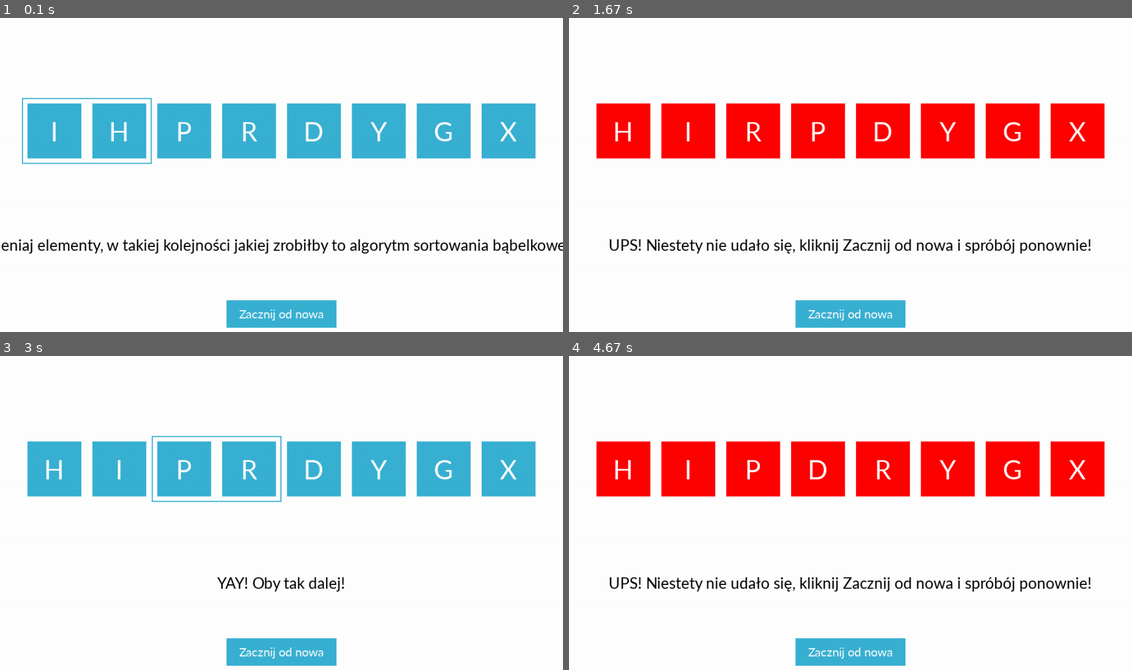
Above: before the commit, frames 1-4 (two rows, left to right).
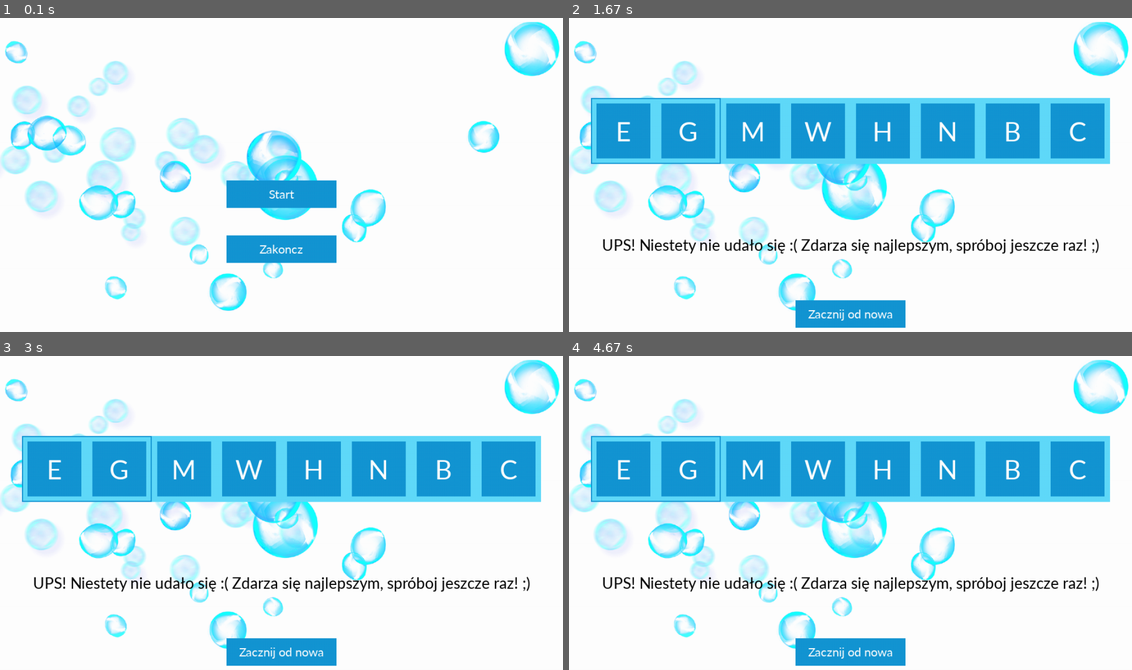
Above: after the commit, the same moments.

Repository: Faliszek/bubble-sort-pygame
Game: pygame game, started from main.py
Same seed, same stepped clock (60 frames per second), same inputs: the game is played once before the commit and once after it.
Inputs (mouse positions are in pixels of both pictures, inside the frame that each line leads up to):
- Up to frame 1 (0.1 s): no input
- Up to frame 2 (1.67 s): click (850, 193) at 0.38 s, where only the run after the commit has a clickable "Start"; tap Space at 0.67, 1.07, 1.37, 1.57 s; hold Right 1-1.47 s; hold Right from 1.5 s (still down)
- Up to frame 3 (3 s): tap Space at 1.87 s; release Right at 1.97 s
- Up to frame 4 (4.67 s): click (outside the picture) at 4.22 s; hold Right from 4.5 s (still down); move the mouse to (918, 600) at 4.53 s; tap Space at 4.57 s

The runs differ from the first frame. In frame 1, 28% of the frame differs, in the area x 0-100%, y 1-99%; in frame 2, 31%; in frame 3, 30%; in frame 4, 31%.

Commit message:
small refactor, remove unused things

Diff:
--- a/config.py
+++ b/config.py
@@ -3,10 +3,11 @@
 colors = {
     "black":  (0, 0, 0),
     "white":  (255, 255, 255),
-    "green":  (0, 255, 0),
+    "green":  (40, 212, 82),
     "red": (255, 0, 0),
     "blue": (97, 218, 251),
-    "darkBlue": (57, 178, 211),
+    "darkBlue": (20, 150, 211),
+    "lightBlue": (220, 240, 255),
 
 }
 
--- a/game.py
+++ b/game.py
@@ -4,15 +4,15 @@
 from image import Image
 
 
-from screen import View
 from game_view import GameView
 from init_view import InitView
+from screen import View
 
 
 class Game:
     carryOn = True
     clock = None
-    actualView = View.GAME
+    actualView = View.START
     screen = pygame.display.set_mode(
         (config.size["width"], config.size["height"]))
     initView = None
@@ -43,6 +43,7 @@
 
     def startGame(self):
         self.actualView = View.GAME
+        self.initView = None
 
     def update(self, events):
         if self.actualView == View.START:
--- a/game_view.py
+++ b/game_view.py
@@ -4,11 +4,12 @@
 import random
 
 from button import Button
-from screen import Screen
 from letter import Letter
 from frame import Frame
 from message import Message
+from image import Image
 from enum import Enum
+from copy import deepcopy
 
 width = config.size["width"]
 height = config.size["height"]
@@ -21,10 +22,10 @@
     VICTORY = 4
 
 
-class GameView(Screen):
+class GameView:
     letters = []
+    backupLetters = []
     countNumbers = 8
-    valuesToSwitch = []
     win = False
     buttonY = 150
     buttonH = 120
@@ -38,43 +39,40 @@
     framePosition = 0
     message = """Zmieniaj elementy, w takiej kolejności jakiej zrobiłby to algorytm sortowania bąbelkowego!"""
     lastMove = Move.START
-    switches = 0
     frames = []
+    backupFrames = []
     letterBg = config.colors["darkBlue"]
 
     def __init__(self,  screen):
-        super().__init__(screen)
+
         self.setNewNumbers(screen)
-        self.printValuesToSwitch()
-
-    def randomValue(self):
-        return random.randint(65, 90)
-
-    def initNumbers(self, screen):
+
+    def randomValues(self):
+        return random.sample(range(65, 90), self.countNumbers)
+
+    def generateNumbers(self, screen):
         w = self.buttonW
         a = []
-        randomNumbers = random.sample(range(65, 90), self.countNumbers)
-        # randomNumbers = range(66, 90)
+        b = []
+        randomNumbers = self.randomValues()
+        backupRandomNumbers = deepcopy(randomNumbers)
+
         for i in range(self.countNumbers):
             value = randomNumbers[i]
 
             l = Letter(screen, index=i, value=value, text=chr(
                 value), x=self.buttonX, y=self.buttonY, w=w, h=120)
             a.append(l)
-        return a
-
-    def bubbleSort(self, arr):
-        newArr = []
-        for i in arr:
-            newArr.append(i)
-
-        for passnum in range(len(newArr)-1, 0, -1):
-            for i in range(passnum):
-                if newArr[i].value > newArr[i+1].value:
-                    temp = newArr[i]
-                    newArr[i] = newArr[i+1]
-                    newArr[i+1] = temp
-        return newArr
+
+        for i in range(self.countNumbers):
+            value = backupRandomNumbers[i]
+
+            l = Letter(screen, index=i, value=value, text=chr(
+                value), x=self.buttonX, y=self.buttonY, w=w, h=120)
+            b.append(l)
+
+        self.letters = a
+        self.backupLetters = b
 
     def toNumbers(self, arr):
         newArr = []
@@ -102,23 +100,11 @@
             newArr.append(el.text)
         return ",".join(newArr)
 
-    def printValuesToSwitch(self):
-        if len(self.valuesToSwitch) == 2:
-            f = self.valuesToSwitch[0]
-            s = self.valuesToSwitch[1]
-        else:
-            print("Nie poprawna tupla")
-            self.win = True
-
     def setNewNumbers(self, screen):
-        self.letters = self.initNumbers(screen)
-        letters = self.letters
-        self.sortedLetters = self.bubbleSort(letters)
+        self.generateNumbers(screen)
+        self.printLetters(self.letters)
+
         self.analyzeNextMove()
-        self.printValuesToSwitch()
-
-        if len(letters) > 2:
-            self.setSelectedValues(letters[0], letters[1])
 
     def restartGame(self, screen):
         self.setNewNumbers(screen)
@@ -145,13 +131,8 @@
                 framePosition += 1
 
         self.frames = frames
+        self.backupFrames = deepcopy(frames)
         print(self.frames)
-
-    def setValuesToSwitch(self, firstNumber, secondNumber):
-        self.valuesToSwitch = [firstNumber, secondNumber]
-
-    def setSelectedValues(self, firstNumber, secondNumber):
-        self.selectedValues = [firstNumber, secondNumber]
 
     def updateFramePosition(self, event):
         if self.framePosition <= 5 and event == pygame.K_RIGHT:
@@ -174,45 +155,50 @@
             arr[framePosition + 1].index = tempIndex
 
             self.letters = arr
-            self.setLastMove()
-            self.moveToText()
-            self.switches = +1
-            print(self.frames)
-
-    def setLastMove(self):
+
+    def setMove(self):
+
         if len(self.frames) != 0:
             nextMove = self.frames.pop(0)
             if nextMove == self.framePosition:
                 self.lastMove = Move.SUCCESS
+                self.switchElements()
             else:
                 self.lastMove = Move.FAILURE
+                self.printLetters(self.backupLetters)
+                self.letters = self.backupLetters
+                self.frames = deepcopy(self.backupFrames)
+                self.framePosition = 0
 
         if len(self.frames) == 0:
             self.lastMove = Move.VICTORY
 
+        print(self.frames)
+
+        self.moveToText()
         self.setLetterBg()
 
     def moveToText(self):
         if self.lastMove == Move.START:
             self.message = """Zmieniaj elementy, w takiej kolejności jakiej zrobiłby to algorytm sortowania bąbelkowego!"""
         elif self.lastMove == Move.FAILURE:
-            self.message = """UPS! Niestety nie udało się, kliknij Zacznij od nowa i spróbój ponownie!"""
+            self.message = """UPS! Niestety nie udało się :( Zdarza się najlepszym, spróboj jeszcze raz! ;)"""
         elif self.lastMove == Move.SUCCESS:
             self.message = """YAY! Oby tak dalej!"""
         elif self.lastMove == Move.VICTORY:
             self.message = """Gratulacje! Chcesz zagrać jeszcze raz, kliknij Zacznij od nowa"""
-        print(self.message)
 
     def setLetterBg(self):
         if self.lastMove == Move.START or self.lastMove == Move.SUCCESS:
             self.letterBg = config.colors["darkBlue"]
-        elif self.lastMove == Move.FAILURE:
-            self.letterBg = config.colors["red"]
         elif self.lastMove == Move.VICTORY:
             self.letterBg = config.colors["green"]
 
     def render(self, gameChanger, screen, events):
         screen.fill(config.colors["white"])
+
+        bg = Image(screen, name="bubbles-bg.png", y=-100)
+        bg.render()
 
         for letter in self.letters:
             letter.render(screen=screen, index=letter.index, value=letter.value,
@@ -225,10 +211,9 @@
         message = Message(h=100, w=0.6, text=self.message)
         message.render(screen=screen, h=100, w=0.6, text=self.message)
 
-        if self.lastMove == Move.SUCCESS or self.lastMove == Move.START:
-            frame = Frame(x=self.buttonX + (self.framePosition * self.buttonW), y=self.frameY,
-                          h=self.frameH, w=self.frameW)
-            frame.render(screen, events)
+        frame = Frame(x=self.buttonX + (self.framePosition * self.buttonW), y=self.frameY,
+                      h=self.frameH, w=self.frameW)
+        frame.render(screen, events)
 
         for event in events:
             if event.type == pygame.KEYDOWN:
@@ -236,4 +221,4 @@
                     self.updateFramePosition(event.key)
                     print(self.framePosition)
                 if event.key == pygame.K_SPACE:
-                    self.switchElements()
+                    self.setMove()
--- a/image.py
+++ b/image.py
@@ -27,5 +27,5 @@
 
     def render(self):
 
-        logorect = (self.x, self.y)
-        self.game.blit(self.img, logorect)
+        rect = (self.x, self.y)
+        self.game.blit(self.img, rect)
--- a/init_view.py
+++ b/init_view.py
@@ -1,24 +1,25 @@
 import pygame
+import config
+
 
 from button import Button
 from image import Image
-from screen import Screen
 
 
-class InitView(Screen):
+class InitView:
 
-    def __init__(self, screen):
-        super().__init__(screen)
+    def __init__(self,  screen):
+        screen.fill(config.colors["white"])
+
+        bg = Image(screen, name="bubbles-bg.png", y=-100)
+        bg.render()
 
     def render(self, gameChanger, screen, events):
 
-        logo = Image(screen, name="logo.bmp", y=50)
-        logo.render()
-
         startButton = Button(
-            screen,  onClick=lambda: gameChanger.startGame(), text="Start", y=518)
+            screen,  onClick=lambda: gameChanger.startGame(), text="Start", y=300)
         startButton.render(events)
 
         exitButton = Button(screen,  onClick=lambda: pygame.quit(),
-                            text="Zakoncz", y=618)
+                            text="Zakoncz", y=400)
         exitButton.render(events)
--- a/letter.py
+++ b/letter.py
@@ -44,5 +44,5 @@
                          (x, y, w, h))
         screen.blit(textRenderer, (textX,
                                    textY))
-        pygame.draw.rect(screen,  config.colors["white"], [
+        pygame.draw.rect(screen,  config.colors["blue"], [
                          x, y, w, h], 10)
--- a/screen.py
+++ b/screen.py
@@ -1,17 +1,8 @@
 
-import pygame
-import config
 
 from enum import Enum
-from button import Button
-from image import Image
 
 
 class View(Enum):
     START = 1
     GAME = 2
-
-
-class Screen:
-    def __init__(self, screen):
-        screen.fill(config.colors["white"])
Binary file added: bubbles-bg.png
Binary file removed: logo.bmp
Not shown, removed: logo.svg
